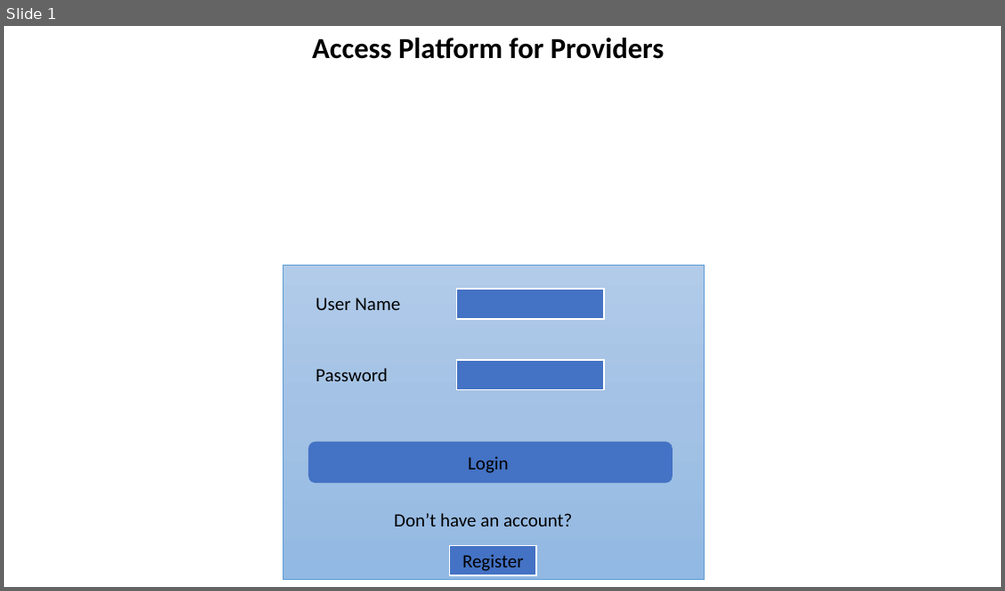
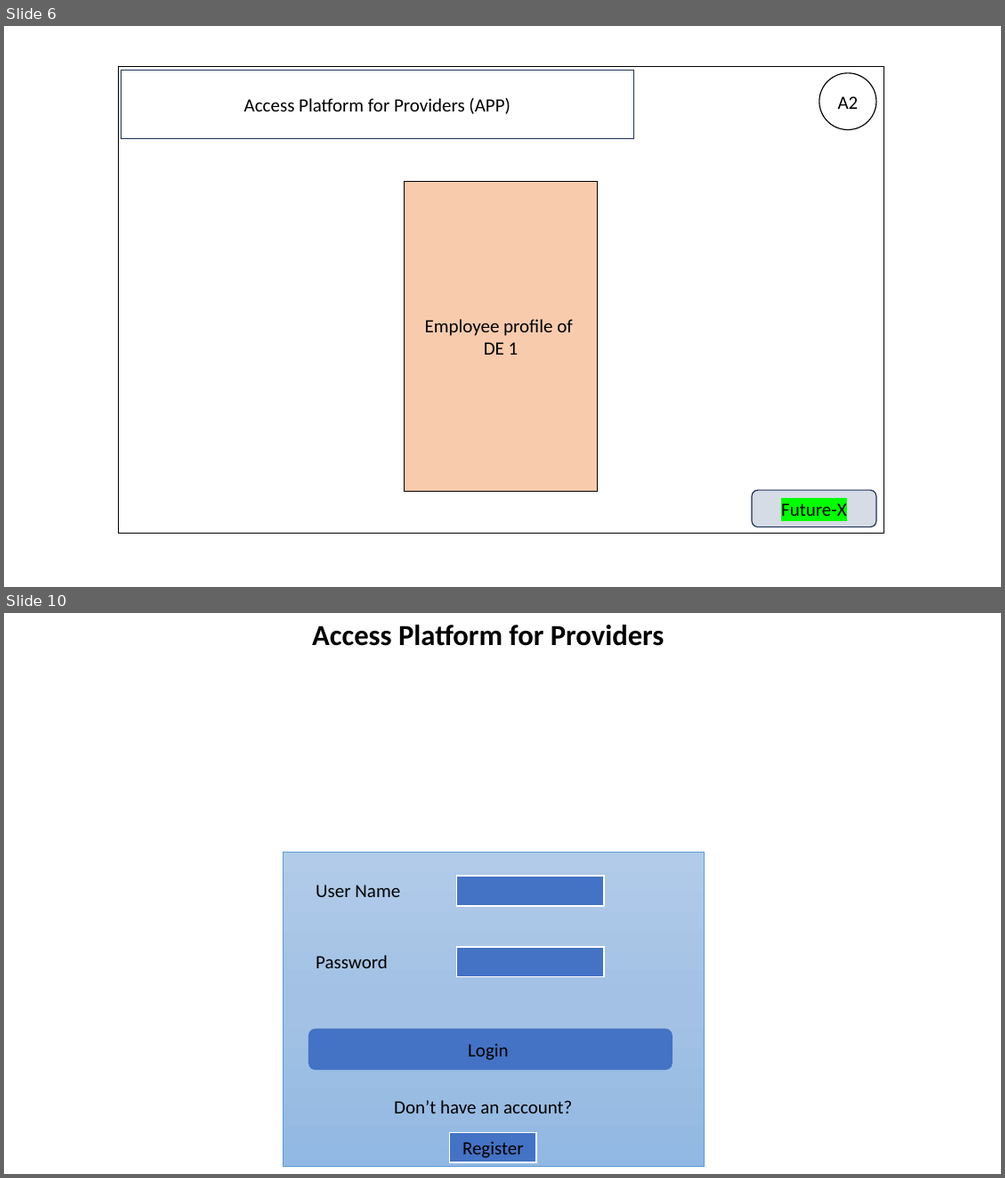
Before and after one commit to IndranilSaha09/ADCCE, a slide deck: Sprint 2/Front end design.pptx. Shown one above the other, each under a label of ours: slide 1 before the commit, slides 6 and 10 after it; the slides between them are not shown. The pictures are 1005x591 and 1005x1178 pixels, drawn with LibreOffice and Linux fonts; fonts in the diff are those of the drawing; background and template pictures are left out. Boxes give left, top, right and bottom in pixels: in the first picture for what was removed or moved away, otherwise in the second. Text is boxed around its words. In the diff, an @@ line names an element or a change of style, - is before the commit and + after.

```diff
--- a/Sprint 2/Front end design.pptx
+++ b/Sprint 2/Front end design.pptx
@@ slide 6 added at (4,26,1001,587), background #FFFFFF @@
@@ rectangle added at (119,66,884,534), outline #000000 1 pt @@
@@ rectangle added at (121,70,633,139), outline #1E3256 1 pt, 18 pt, text #000000 @@
+Access Platform for Providers (APP)
@@ ellipse added at (819,73,876,130), outline #000000 1 pt, 18 pt, text #000000 @@
+A2
@@ rectangle added at (404,182,598,491), fill #F8CBAD, outline #000000 1 pt, 18 pt, text #000000 @@
+Employee profile of
+DE 1
@@ rounded rectangle added at (752,490,877,526), fill #D6DCE5, outline #1E3256 1 pt, 18 pt, text #000000 @@
+Future-X
@@ what was slide 1 is now slide 10 @@
```
Also in this commit, not shown: 8 other slides added, 1 other file.
